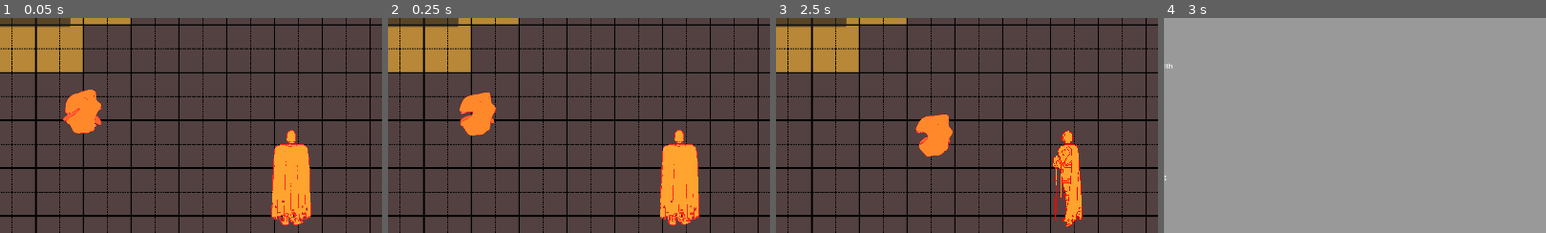
Above: before the commit, frames 1-4 (left to right).
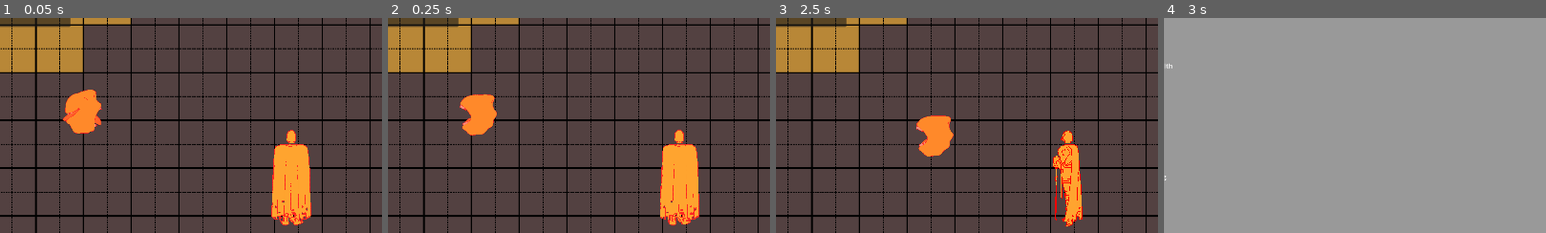
Above: after the commit, the same moments.

Repository: jible/capstone
Game: Godot game, scene res://scenes/testScenes/test_level.tscn
Two runs of this game, one before a commit and one after it. Both use one fixed random seed, a clock stepped at 60 frames per second and the inputs below. This scene is started directly instead of the project's main scene. The engine's default icon, where the game draws it, is replaced by a stand-in: a white triangle on a blue panel in a dark square.
Inputs (mouse positions are % of the whole screen's width and height, from its top left):
- Up to frame 1 (0.05 s): no input
- Up to frame 2 (0.25 s): no input
- Up to frame 3 (2.5 s): move the mouse to (45, 70) at 0.52 s; hold Tab (OpenUpgrades) 0.53-1.25 s; hold Space (attack) 0.53-1.25 s; click "+" at 1.25 s; click "Upgrade Menu" at 2 s
- Up to frame 4 (3 s): move the mouse to (80, 65) at 2.77 s; hold Tab (OpenUpgrades) from 2.78 s (still down)
The pictures show only the part of the screen within x 12-62%, y 13-63%; the shares and areas given below are measured in that part.

Frame 1 is identical in both runs. In frame 2, 0.4% of the frame differs, in the area x 18-29%, y 34-55%; in frame 3, 0.3%; in frame 4, nothing differs.

Commit message:
ping ponged enemy animations

Diff:
--- a/scenes/prefabs/npcs/enemies/basic_enemy.tscn
+++ b/scenes/prefabs/npcs/enemies/basic_enemy.tscn
@@ -298,10 +298,19 @@
 }, {
 "duration": 1.0,
 "texture": SubResource("AtlasTexture_2ntkl")
+}, {
+"duration": 1.0,
+"texture": SubResource("AtlasTexture_6ftiv")
+}, {
+"duration": 1.0,
+"texture": SubResource("AtlasTexture_eql2g")
+}, {
+"duration": 1.0,
+"texture": SubResource("AtlasTexture_cugn7")
 }],
 "loop": false,
 "name": &"death",
-"speed": 5.0
+"speed": 15.0
 }, {
 "frames": [{
 "duration": 1.0,
@@ -318,10 +327,19 @@
 }, {
 "duration": 1.0,
 "texture": SubResource("AtlasTexture_ueg55")
+}, {
+"duration": 1.0,
+"texture": SubResource("AtlasTexture_q6xrq")
+}, {
+"duration": 1.0,
+"texture": SubResource("AtlasTexture_qbxw1")
+}, {
+"duration": 1.0,
+"texture": SubResource("AtlasTexture_8ujhu")
 }],
 "loop": false,
 "name": &"hurt_east",
-"speed": 5.0
+"speed": 15.0
 }, {
 "frames": [{
 "duration": 1.0,
@@ -338,10 +356,19 @@
 }, {
 "duration": 1.0,
 "texture": SubResource("AtlasTexture_2g3id")
+}, {
+"duration": 1.0,
+"texture": SubResource("AtlasTexture_s4ble")
+}, {
+"duration": 1.0,
+"texture": SubResource("AtlasTexture_ppxgu")
+}, {
+"duration": 1.0,
+"texture": SubResource("AtlasTexture_2cwvf")
 }],
 "loop": false,
 "name": &"hurt_north",
-"speed": 5.0
+"speed": 15.0
 }, {
 "frames": [{
 "duration": 1.0,
@@ -358,10 +385,19 @@
 }, {
 "duration": 1.0,
 "texture": SubResource("AtlasTexture_86euh")
+}, {
+"duration": 1.0,
+"texture": SubResource("AtlasTexture_hlpqc")
+}, {
+"duration": 1.0,
+"texture": SubResource("AtlasTexture_8qqwe")
+}, {
+"duration": 1.0,
+"texture": SubResource("AtlasTexture_7nvvu")
 }],
 "loop": false,
 "name": &"hurt_south",
-"speed": 5.0
+"speed": 15.0
 }, {
 "frames": [{
 "duration": 1.0,
@@ -378,10 +414,19 @@
 }, {
 "duration": 1.0,
 "texture": SubResource("AtlasTexture_bwwfv")
+}, {
+"duration": 1.0,
+"texture": SubResource("AtlasTexture_x0efr")
+}, {
+"duration": 1.0,
+"texture": SubResource("AtlasTexture_70tr4")
+}, {
+"duration": 1.0,
+"texture": SubResource("AtlasTexture_wdmts")
 }],
 "loop": false,
 "name": &"hurt_west",
-"speed": 5.0
+"speed": 15.0
 }, {
 "frames": [{
 "duration": 1.0,
@@ -398,10 +443,19 @@
 }, {
 "duration": 1.0,
 "texture": SubResource("AtlasTexture_3neil")
+}, {
+"duration": 1.0,
+"texture": SubResource("AtlasTexture_xh0bh")
+}, {
+"duration": 1.0,
+"texture": SubResource("AtlasTexture_2p21s")
+}, {
+"duration": 1.0,
+"texture": SubResource("AtlasTexture_028w1")
 }],
 "loop": true,
 "name": &"idle_east",
-"speed": 5.0
+"speed": 15.0
 }, {
 "frames": [{
 "duration": 1.0,
@@ -418,10 +472,19 @@
 }, {
 "duration": 1.0,
 "texture": SubResource("AtlasTexture_58jmu")
+}, {
+"duration": 1.0,
+"texture": SubResource("AtlasTexture_cpvyc")
+}, {
+"duration": 1.0,
+"texture": SubResource("AtlasTexture_2hhyi")
+}, {
+"duration": 1.0,
+"texture": SubResource("AtlasTexture_1pojd")
 }],
 "loop": true,
 "name": &"idle_north",
-"speed": 5.0
+"speed": 15.0
 }, {
 "frames": [{
 "duration": 1.0,
@@ -438,10 +501,19 @@
 }, {
 "duration": 1.0,
 "texture": SubResource("AtlasTexture_k4rwe")
+}, {
+"duration": 1.0,
+"texture": SubResource("AtlasTexture_0qhdk")
+}, {
+"duration": 1.0,
+"texture": SubResource("AtlasTexture_l66eu")
+}, {
+"duration": 1.0,
+"texture": SubResource("AtlasTexture_ulpki")
 }],
 "loop": true,
 "name": &"idle_south",
-"speed": 5.0
+"speed": 15.0
 }, {
 "frames": [{
 "duration": 1.0,
@@ -458,10 +530,19 @@
 }, {
 "duration": 1.0,
 "texture": SubResource("AtlasTexture_dj0lc")
+}, {
+"duration": 1.0,
+"texture": SubResource("AtlasTexture_vflak")
+}, {
+"duration": 1.0,
+"texture": SubResource("AtlasTexture_f2dsl")
+}, {
+"duration": 1.0,
+"texture": SubResource("AtlasTexture_wl2nn")
 }],
 "loop": true,
 "name": &"idle_west",
-"speed": 5.0
+"speed": 15.0
 }, {
 "frames": [{
 "duration": 1.0,
@@ -478,10 +559,19 @@
 }, {
 "duration": 1.0,
 "texture": SubResource("AtlasTexture_fkg6q")
+}, {
+"duration": 1.0,
+"texture": SubResource("AtlasTexture_hu4is")
+}, {
+"duration": 1.0,
+"texture": SubResource("AtlasTexture_k4fhu")
+}, {
+"duration": 1.0,
+"texture": SubResource("AtlasTexture_cntqv")
 }],
 "loop": true,
 "name": &"pursuit_east",
-"speed": 5.0
+"speed": 15.0
 }, {
 "frames": [{
 "duration": 1.0,
@@ -498,10 +588,19 @@
 }, {
 "duration": 1.0,
 "texture": SubResource("AtlasTexture_m38u3")
+}, {
+"duration": 1.0,
+"texture": SubResource("AtlasTexture_wykur")
+}, {
+"duration": 1.0,
+"texture": SubResource("AtlasTexture_51na6")
+}, {
+"duration": 1.0,
+"texture": SubResource("AtlasTexture_trbcc")
 }],
 "loop": true,
 "name": &"pursuit_north",
-"speed": 5.0
+"speed": 15.0
 }, {
 "frames": [{
 "duration": 1.0,
@@ -518,10 +617,19 @@
 }, {
 "duration": 1.0,
 "texture": SubResource("AtlasTexture_nu3wr")
+}, {
+"duration": 1.0,
+"texture": SubResource("AtlasTexture_0b245")
+}, {
+"duration": 1.0,
+"texture": SubResource("AtlasTexture_x4fxm")
+}, {
+"duration": 1.0,
+"texture": SubResource("AtlasTexture_b5wwa")
 }],
 "loop": true,
 "name": &"pursuit_south",
-"speed": 5.0
+"speed": 15.0
 }, {
 "frames": [{
 "duration": 1.0,
@@ -538,10 +646,19 @@
 }, {
 "duration": 1.0,
 "texture": SubResource("AtlasTexture_63k55")
+}, {
+"duration": 1.0,
+"texture": SubResource("AtlasTexture_ybcsk")
+}, {
+"duration": 1.0,
+"texture": SubResource("AtlasTexture_34kgs")
+}, {
+"duration": 1.0,
+"texture": SubResource("AtlasTexture_fs4uq")
 }],
 "loop": true,
 "name": &"pursuit_west",
-"speed": 5.0
+"speed": 15.0
 }]
 
 [node name="Basic Enemy" type="CharacterBody2D" node_paths=PackedStringArray("mobility_manager", "state_machine", "hitbox", "hurtbox", "sprite_manager", "health_manager")]
@@ -589,8 +706,7 @@
 
 [node name="Animation Manager" parent="." instance=ExtResource("9_37jjd")]
 sprite_frames = SubResource("SpriteFrames_d4jv7")
-animation = &"pursuit_west"
-autoplay = "pursuit_east"
+animation = &"pursuit_south"
 
 [node name="Hitbox" parent="." instance=ExtResource("5_pk3ql")]
 collision_layer = 32
